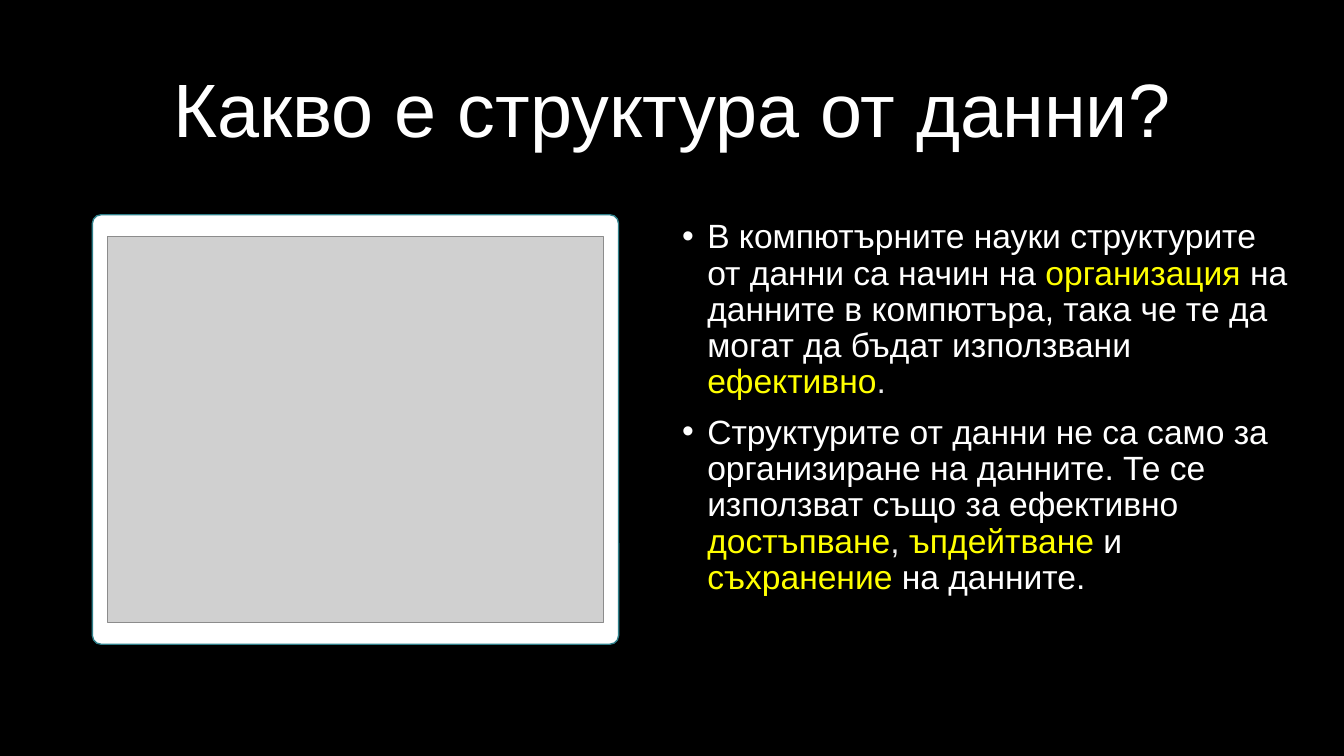
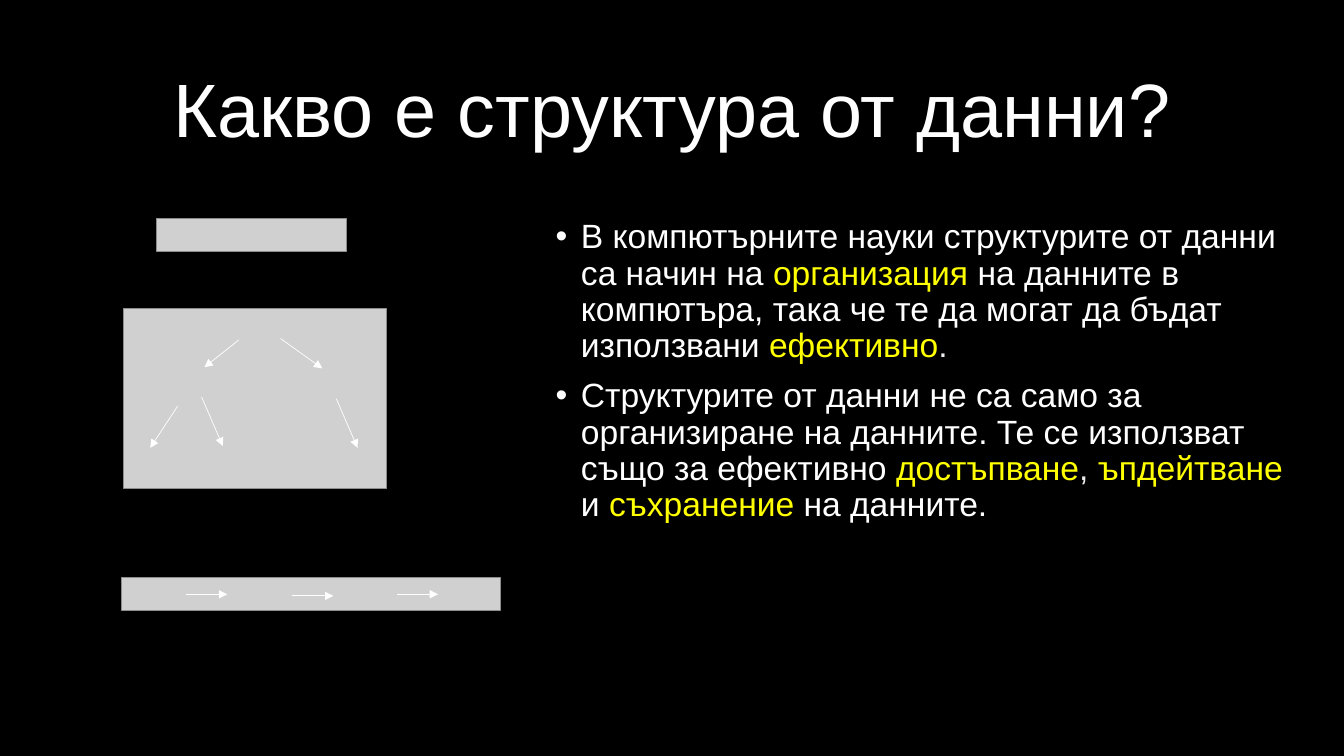
Before and after one commit to velizar92/CSharp-Programming-Presentations, a slide deck: slide 9 of C# Intermediate.pptx. Drawn at 1344x756 pixels with LibreOffice and Linux fonts; fonts in the diff are those of the drawing; grey boxes stand for pictures; background and template pictures are left out. Boxes give left, top, right and bottom in pixels: in the first picture for what was removed or moved away, otherwise in the second. Text is boxed around its words. In the diff, an @@ line names an element or a change of style, - is before the commit and + after.

```diff
--- a/C# Intermediate.pptx
+++ b/C# Intermediate.pptx
@@ rounded rectangle removed at (x1=93, y1=215, x2=619, y2=644) @@
@@ picture removed at (x1=108, y1=237, x2=604, y2=622) @@
@@ picture added at (x1=157, y1=219, x2=348, y2=251) @@
@@ text "В компютърните науки структурите от ..." rewrapped from (x1=707, y1=225, x2=1287, y2=596) to (x1=581, y1=225, x2=1283, y2=523) @@
@@ picture added at (x1=123, y1=309, x2=386, y2=488) @@
@@ arrow added from (239, 340) to (205, 367), #FFFFFF 0.5 pt @@
@@ arrow added from (280, 339) to (323, 368), #FFFFFF 0.5 pt @@
@@ arrow added from (177, 406) to (150, 448), #FFFFFF 0.5 pt @@
@@ arrow added from (202, 397) to (223, 446), #FFFFFF 0.5 pt @@
@@ arrow added from (337, 399) to (358, 448), #FFFFFF 0.5 pt @@
@@ picture added at (x1=121, y1=578, x2=500, y2=610) @@
@@ arrow added from (187, 595) to (228, 595), #FFFFFF 0.5 pt @@
@@ arrow added from (292, 596) to (334, 596), #FFFFFF 0.5 pt @@
@@ arrow added from (397, 595) to (439, 595), #FFFFFF 0.5 pt @@
```
Also in this commit, not shown: 1 other slide changed, 2 slides added.
